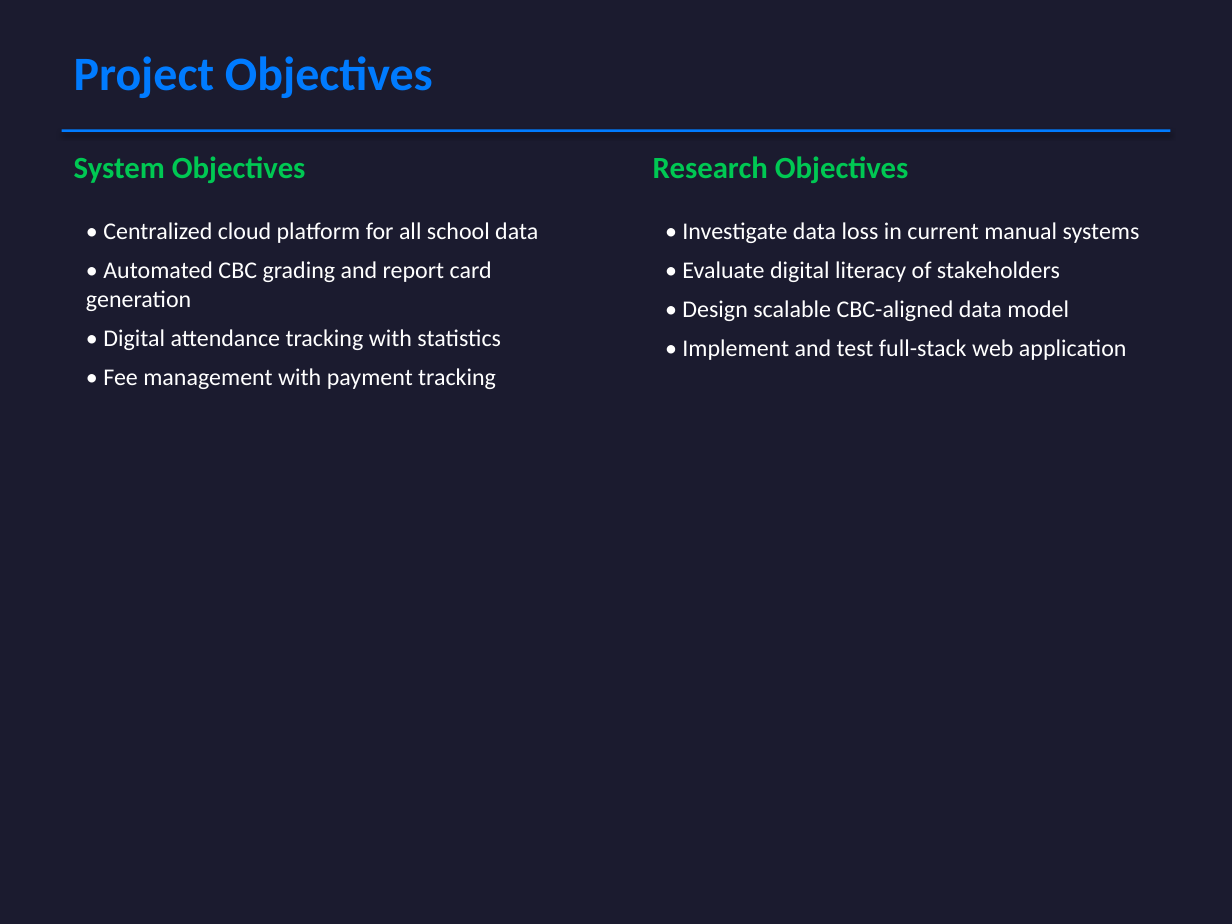
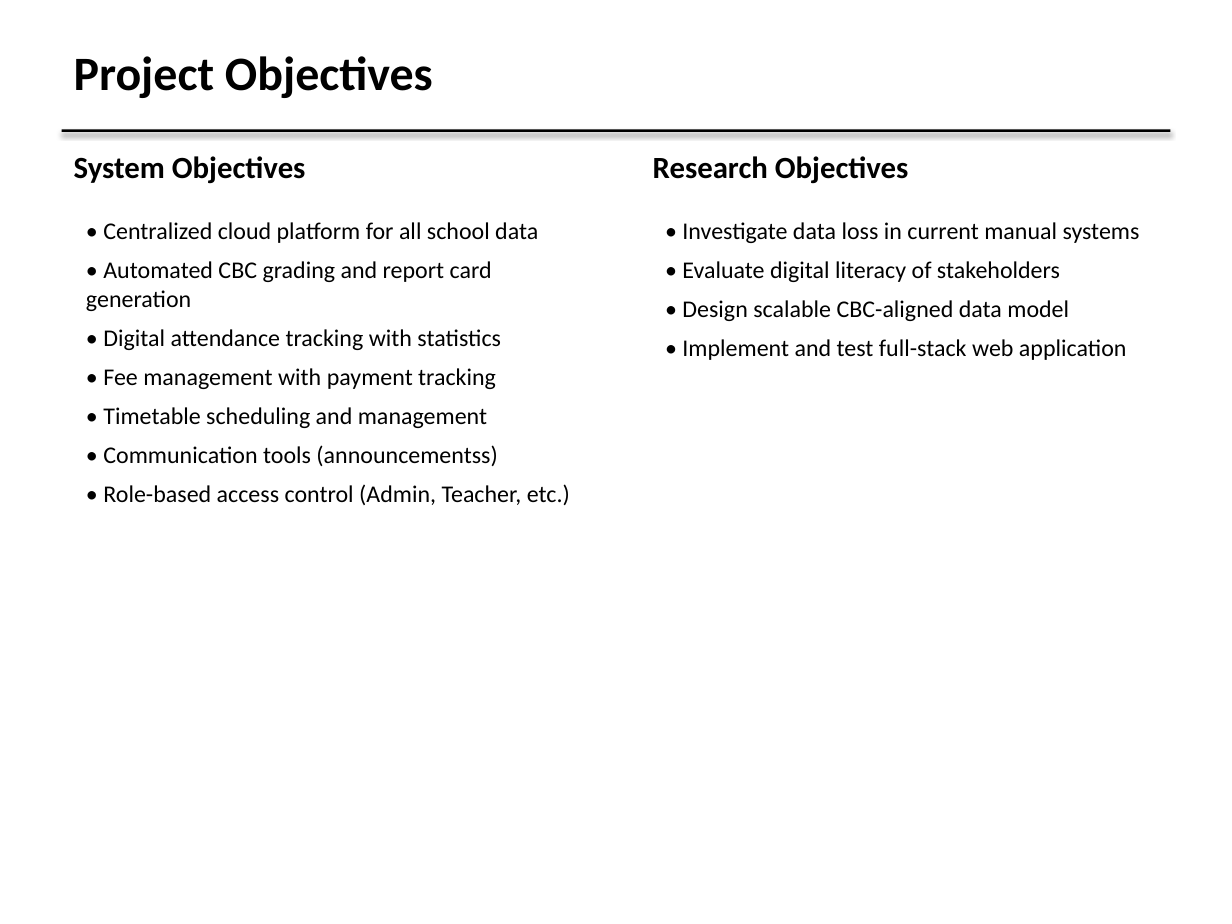
Before and after one commit to MuthamiM/KYAMATU-SMS, a slide deck: slide 3 of docs/8_Final_Presentation.pptx. Drawn at 1232x924 pixels with LibreOffice and Linux fonts; fonts in the diff are those of the drawing. Boxes give left, top, right and bottom in pixels: in the first picture for what was removed or moved away, otherwise in the second. Text is boxed around its words. In the diff, an @@ line names an element or a change of style, - is before the commit and + after.

Commit message:
feat: implement automated PPTX generation and add dashboard interface components

```diff
--- a/docs/8_Final_Presentation.pptx
+++ b/docs/8_Final_Presentation.pptx
@@ background #1B1B2F to #FFFFFF @@
@@ text "Project Objectives" at (74, 56, 433, 98): text colour #007BFF to #000000 @@
@@ text "System Objectives" at (74, 156, 306, 184): text colour #00C853 to #000000 @@
@@ rectangle at (62, 129, 1170, 132): fill #007BFF to #000000 @@
@@ text "Research Objectives" at (653, 156, 909, 184): text colour #00C853 to #000000 @@
@@ text "• Investigate data loss in ..." at (682, 222, 1140, 360): text colour #FFFFFF to #000000 @@
@@ text at (86, 222, 538, 389): text colour #FFFFFF to #000000 in "• Centralized cloud platform for all school ...", "• Automated CBC grading and report card ...", "• Digital attendance tracking with statistics", "• Fee management with payment tracking" @@
@@ text at (103, 407, 570, 505): paragraphs added @@
+• Timetable scheduling and management
+• Communication tools (announcementss)
+• Role-based access control (Admin, Teacher, etc.)
```
Also in this commit, not shown: 14 other slides changed, 3 other files.
